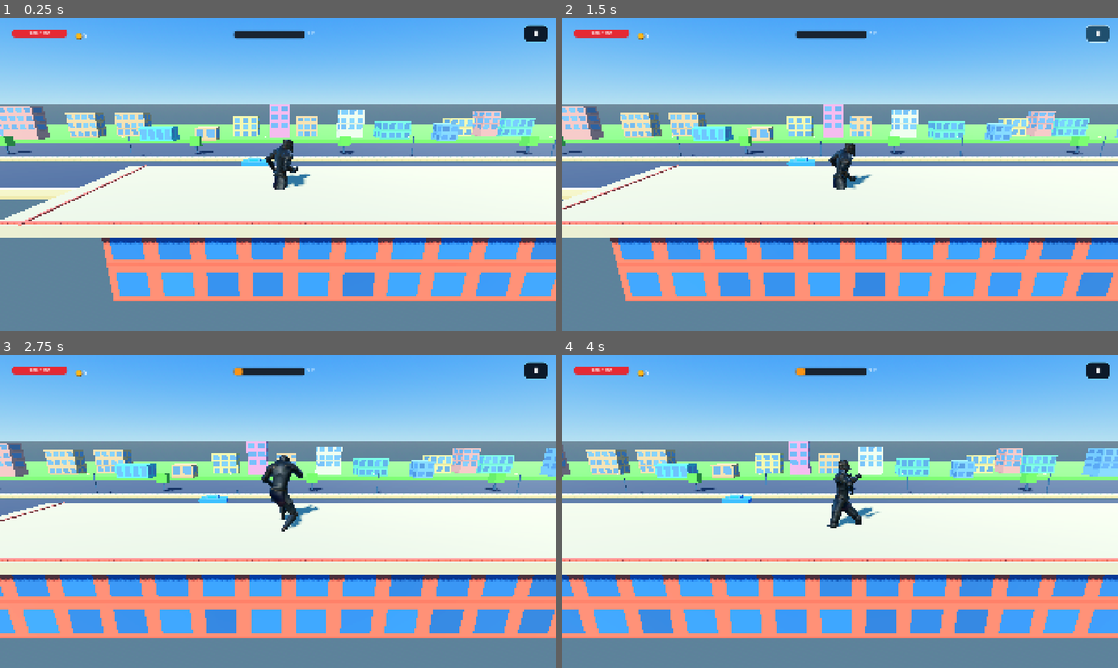
Above: before the commit, frames 1-4 (two rows, left to right).
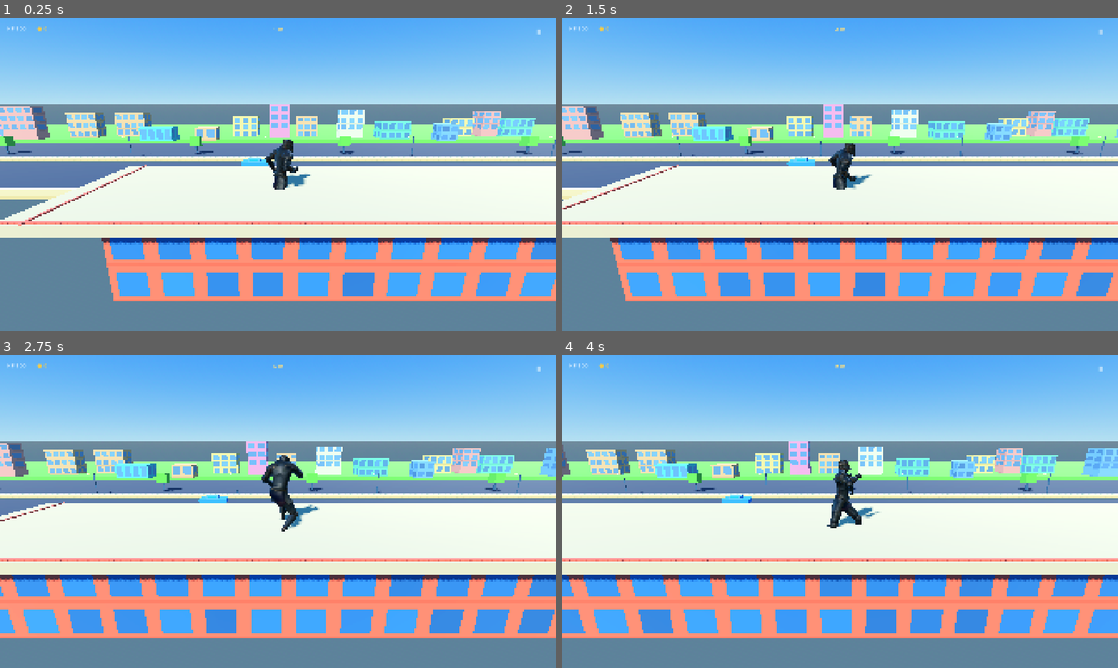
Above: after the commit, the same moments.

Repository: nnamdinwali/shadow-killer
Game: Godot game, scene res://node_3d.tscn
Same seed, same stepped clock (60 frames per second), same inputs: the game is played once before the commit and once after it.
Inputs (mouse positions are in pixels of both pictures, inside the frame that each line leads up to):
- Up to frame 1 (0.25 s): no input
- Up to frame 2 (1.5 s): click "Ⅱ" at 0.5 s; click "▶" at 1.25 s
- Up to frame 3 (2.75 s): tap Enter at 2, 2.1 s; move the mouse to (400, 495) at 2.02 s; hold W from 2.03 s (still down); click (400, 495) at 2.17 s; tap Space at 2.27, 2.57 s
- Up to frame 4 (4 s): release W at 2.75 s; drag from (728, 527) to (812, 574) at 2.77 s; move the mouse to (895, 442) at 3.52 s; hold W from 3.53 s (still down); tap X at 3.6 s; click (895, 442) at 3.67 s

The runs differ from the first frame. In frame 1, 0.9% of the frame differs, in the area x 1-99%, y 2-8%; in frame 2, 0.9%; in frame 3, 0.9%; in frame 4, 0.9%.

Commit message:
Replace bar HUD with native code UI

Diff:
--- a/hud.gd
+++ b/hud.gd
@@ -1,8 +1,8 @@
 extends CanvasLayer
 
-## Code-driven modern HUD for the rooftop runner.
-## Every panel, bar, counter, color and touch zone is created by Godot at runtime.
-## No image, icon atlas, AI asset or generated texture is loaded by this script.
+## Minimal code-driven HUD for the rooftop runner.
+## Uses only native Godot Controls and text; no generated images, icons, hearts,
+## health bars, progress bars, or external UI assets are loaded.
 
 @export var max_health: float = 100.0
 @export var starting_coins: int = 16
@@ -12,11 +12,8 @@
 var coins: int
 var distance_m: float = 0.0
 var is_paused := false
-
-var health_bar: ProgressBar
 var health_value: Label
 var coin_value: Label
-var distance_bar: ProgressBar
 var distance_value: Label
 var pause_button: Button
 var player: Node
@@ -35,24 +32,6 @@
 		distance_m = min(distance_goal, distance_m + delta * 3.0)
 		_refresh_hud()
 
-func _panel_style(color: Color, radius: int = 12, border_color := Color.TRANSPARENT, border_width: int = 0) -> StyleBoxFlat:
-	var style := StyleBoxFlat.new()
-	style.bg_color = color
-	style.corner_radius_top_left = radius
-	style.corner_radius_top_right = radius
-	style.corner_radius_bottom_left = radius
-	style.corner_radius_bottom_right = radius
-	style.border_color = border_color
-	style.border_width_left = border_width
-	style.border_width_top = border_width
-	style.border_width_right = border_width
-	style.border_width_bottom = border_width
-	style.content_margin_left = 14.0
-	style.content_margin_right = 14.0
-	style.content_margin_top = 8.0
-	style.content_margin_bottom = 8.0
-	return style
-
 func _label(text_value: String, size: int, color: Color) -> Label:
 	var label := Label.new()
 	label.text = text_value
@@ -60,132 +39,71 @@
 	label.add_theme_color_override("font_color", color)
 	return label
 
+func _transparent_style() -> StyleBoxFlat:
+	var style := StyleBoxFlat.new()
+	style.bg_color = Color.TRANSPARENT
+	style.border_color = Color.TRANSPARENT
+	style.set_border_width_all(0)
+	return style
+
 func _build_hud() -> void:
-	# Build the interface entirely from native Godot Controls and StyleBoxFlat.
-	# This is intentionally procedural so the UI remains editable in code.
+	# All visible status information is created as native Godot Labels.
 	var root := Control.new()
 	root.set_anchors_and_offsets_preset(Control.PRESET_FULL_RECT)
 	root.mouse_filter = Control.MOUSE_FILTER_PASS
 	add_child(root)
 
-	# Top-left compact status panel.
-	var status_panel := Panel.new()
-	status_panel.position = Vector2(24, 22)
-	status_panel.size = Vector2(320, 92)
-	status_panel.add_theme_stylebox_override("panel", _panel_style(Color.TRANSPARENT, 0, Color.TRANSPARENT, 0))
-	root.add_child(status_panel)
+	var status := Control.new()
+	status.position = Vector2(24, 22)
+	status.size = Vector2(250, 44)
+	root.add_child(status)
 
-	var hero_label := _label("HERO STATUS", 17, Color(0.68, 0.9, 1.0))
-	hero_label.visible = false
-	hero_label.position = Vector2(22, 12)
-	status_panel.add_child(hero_label)
+	health_value = _label("HP 100", 19, Color(0.9, 0.95, 1.0))
+	health_value.position = Vector2(0, 0)
+	health_value.size = Vector2(100, 36)
+	status.add_child(health_value)
 
-	var health_caption := _label("HEALTH", 14, Color(0.65, 0.74, 0.82))
-	health_caption.visible = false
-	health_caption.position = Vector2(22, 43)
-	status_panel.add_child(health_caption)
+	coin_value = _label("● 16", 19, Color(1.0, 0.8, 0.25))
+	coin_value.position = Vector2(105, 0)
+	coin_value.size = Vector2(100, 36)
+	status.add_child(coin_value)
 
-	var hearts := _label("♥ ♥ ♥", 28, Color(1.0, 0.22, 0.25))
-	hearts.visible = false
-	hearts.position = Vector2(18, 66)
-	status_panel.add_child(hearts)
-
-	health_bar = ProgressBar.new()
-	health_bar.position = Vector2(18, 18)
-	health_bar.size = Vector2(190, 24)
-	health_bar.show_percentage = false
-	health_bar.add_theme_stylebox_override("background", _panel_style(Color(0.12, 0.16, 0.21, 1.0), 10, Color(0.38, 0.48, 0.58, 0.7), 1))
-	health_bar.add_theme_stylebox_override("fill", _panel_style(Color(0.9, 0.16, 0.2, 1.0), 10))
-	status_panel.add_child(health_bar)
-
-	health_value = _label("100 / 100", 17, Color.WHITE)
-	health_value.horizontal_alignment = HORIZONTAL_ALIGNMENT_CENTER
-	health_value.position = Vector2(18, 18)
-	health_value.size = Vector2(190, 24)
-	status_panel.add_child(health_value)
-
-	# Large readable coin counter with a native Godot-drawn coin badge.
-	var coin_badge := Panel.new()
-	coin_badge.position = Vector2(224, 18)
-	coin_badge.size = Vector2(72, 36)
-	coin_badge.add_theme_stylebox_override("panel", _panel_style(Color.TRANSPARENT, 0, Color.TRANSPARENT, 0))
-	status_panel.add_child(coin_badge)
-
-	var coin_icon := _label("●", 27, Color(1.0, 0.72, 0.08))
-	coin_icon.add_theme_color_override("font_shadow_color", Color(0.35, 0.18, 0.02, 0.9))
-	coin_icon.add_theme_constant_override("shadow_offset_x", 2)
-	coin_icon.add_theme_constant_override("shadow_offset_y", 2)
-	coin_icon.position = Vector2(12, 0)
-	coin_icon.size = Vector2(34, 34)
-	coin_badge.add_child(coin_icon)
-
-	var coin_caption := _label("COINS", 13, Color(1.0, 0.86, 0.42))
-	coin_caption.visible = false
-	coin_caption.position = Vector2(52, 3)
-	coin_badge.add_child(coin_caption)
-	coin_value = _label("16", 23, Color.WHITE)
-	coin_value.position = Vector2(36, 5)
-	coin_badge.add_child(coin_value)
-
-	# Top-center distance meter.
-	var distance_panel := Panel.new()
-	distance_panel.anchor_left = 0.5
-	distance_panel.anchor_right = 0.5
-	distance_panel.offset_left = -170
-	distance_panel.offset_right = 170
-	distance_panel.position.y = 22
-	distance_panel.size.y = 60
-	distance_panel.add_theme_stylebox_override("panel", _panel_style(Color.TRANSPARENT, 0, Color.TRANSPARENT, 0))
-	root.add_child(distance_panel)
-
-	var distance_title := _label("CITY RUN   •   DISTANCE", 16, Color(1.0, 0.87, 0.5))
-	distance_title.visible = false
-	distance_title.position = Vector2(20, 10)
-	distance_panel.add_child(distance_title)
-
-	distance_bar = ProgressBar.new()
-	distance_bar.position = Vector2(18, 22)
-	distance_bar.size = Vector2(245, 18)
-	distance_bar.show_percentage = false
-	distance_bar.add_theme_stylebox_override("background", _panel_style(Color(0.1, 0.14, 0.19, 1.0), 8))
-	distance_bar.add_theme_stylebox_override("fill", _panel_style(Color(0.98, 0.58, 0.08, 1.0), 8))
-	distance_panel.add_child(distance_bar)
-
-	distance_value = _label("0 m", 16, Color.WHITE)
-	distance_value.position = Vector2(270, 18)
-	distance_panel.add_child(distance_value)
+	distance_value = _label("0 m", 19, Color(1.0, 0.88, 0.5))
+	distance_value.anchor_left = 0.5
+	distance_value.anchor_right = 0.5
+	distance_value.offset_left = -45
+	distance_value.offset_right = 45
+	distance_value.position.y = 24
+	distance_value.size.y = 34
+	distance_value.horizontal_alignment = HORIZONTAL_ALIGNMENT_CENTER
+	root.add_child(distance_value)
 
 	pause_button = Button.new()
 	pause_button.text = "Ⅱ"
 	pause_button.tooltip_text = "Pause game"
-	pause_button.position = Vector2(-110, 24)
+	pause_button.position = Vector2(-92, 24)
 	pause_button.anchor_left = 1.0
 	pause_button.anchor_right = 1.0
-	pause_button.size = Vector2(82, 60)
-	pause_button.add_theme_font_size_override("font_size", 27)
+	pause_button.size = Vector2(64, 48)
+	pause_button.add_theme_font_size_override("font_size", 22)
 	pause_button.add_theme_color_override("font_color", Color.WHITE)
-	pause_button.add_theme_stylebox_override("normal", _panel_style(Color(0.025, 0.06, 0.11, 0.94), 15, Color(0.45, 0.84, 1.0, 0.8), 2))
-	pause_button.add_theme_stylebox_override("hover", _panel_style(Color(0.12, 0.3, 0.42, 0.98), 15, Color(0.85, 0.96, 1.0, 0.95), 2))
+	pause_button.add_theme_stylebox_override("normal", _transparent_style())
+	pause_button.add_theme_stylebox_override("hover", _transparent_style())
+	pause_button.add_theme_stylebox_override("pressed", _transparent_style())
 	pause_button.pressed.connect(_toggle_pause)
 	root.add_child(pause_button)
 
-	# Invisible native touch zones: left half jumps, right half attacks.
-	# They have no old-style JUMP/ATTACK text; the small icons are visual hints.
+	# Invisible native input zones: left half jumps, right half attacks.
 	var jump_zone := Button.new()
 	jump_zone.name = "JumpTouchZone"
 	jump_zone.anchor_right = 0.5
 	jump_zone.anchor_bottom = 1.0
 	jump_zone.offset_top = 180.0
 	jump_zone.offset_bottom = -12.0
-	jump_zone.text = ""
 	jump_zone.focus_mode = Control.FOCUS_NONE
-	jump_zone.mouse_default_cursor_shape = Control.CURSOR_POINTING_HAND
-	var invisible_touch_style := _panel_style(Color.TRANSPARENT, 0, Color.TRANSPARENT, 0)
-	jump_zone.add_theme_stylebox_override("normal", invisible_touch_style)
-	jump_zone.add_theme_stylebox_override("hover", invisible_touch_style)
-	jump_zone.add_theme_stylebox_override("pressed", invisible_touch_style)
-	jump_zone.add_theme_stylebox_override("focus", invisible_touch_style)
 	jump_zone.mouse_filter = Control.MOUSE_FILTER_IGNORE
+	jump_zone.add_theme_stylebox_override("normal", _transparent_style())
+	jump_zone.add_theme_stylebox_override("pressed", _transparent_style())
 	root.add_child(jump_zone)
 
 	var attack_zone := Button.new()
@@ -195,18 +113,13 @@
 	attack_zone.anchor_bottom = 1.0
 	attack_zone.offset_top = 180.0
 	attack_zone.offset_bottom = -12.0
-	attack_zone.text = ""
 	attack_zone.focus_mode = Control.FOCUS_NONE
-	attack_zone.mouse_default_cursor_shape = Control.CURSOR_POINTING_HAND
-	attack_zone.add_theme_stylebox_override("normal", invisible_touch_style)
-	attack_zone.add_theme_stylebox_override("hover", invisible_touch_style)
-	attack_zone.add_theme_stylebox_override("pressed", invisible_touch_style)
-	attack_zone.add_theme_stylebox_override("focus", invisible_touch_style)
 	attack_zone.mouse_filter = Control.MOUSE_FILTER_IGNORE
+	attack_zone.add_theme_stylebox_override("normal", _transparent_style())
+	attack_zone.add_theme_stylebox_override("pressed", _transparent_style())
 	root.add_child(attack_zone)
 
 func _unhandled_input(event: InputEvent) -> void:
-	# Direct input keeps controls reliable on Android and on desktop testing.
 	if event is InputEventKey and event.pressed and not event.echo:
 		if event.keycode in [KEY_SPACE, KEY_W, KEY_UP]:
 			_on_jump_pressed()
@@ -220,27 +133,21 @@
 func _handle_action_position(screen_position: Vector2) -> void:
 	if screen_position.y < 180.0:
 		return
-	var half_width := get_viewport().get_visible_rect().size.x * 0.5
-	if screen_position.x < half_width:
+	if screen_position.x < get_viewport().get_visible_rect().size.x * 0.5:
 		_on_jump_pressed()
 	else:
 		_on_attack_pressed()
 
 func _refresh_hud() -> void:
-	if health_bar:
-		health_bar.max_value = max_health
-		health_bar.value = health
-		health_value.text = "%d / %d" % [roundi(health), roundi(max_health)]
-		coin_value.text = "%d" % coins
-		distance_bar.max_value = distance_goal
-		distance_bar.value = distance_m
+	if health_value:
+		health_value.text = "HP %d" % roundi(health)
+		coin_value.text = "● %d" % coins
 		distance_value.text = "%d m" % roundi(distance_m)
 
 func _toggle_pause() -> void:
 	is_paused = not is_paused
 	get_tree().paused = is_paused
 	pause_button.text = "▶" if is_paused else "Ⅱ"
-	pause_button.tooltip_text = "Resume game" if is_paused else "Pause game"
 
 func _on_node_added(node: Node) -> void:
 	if node.is_in_group("player"):
